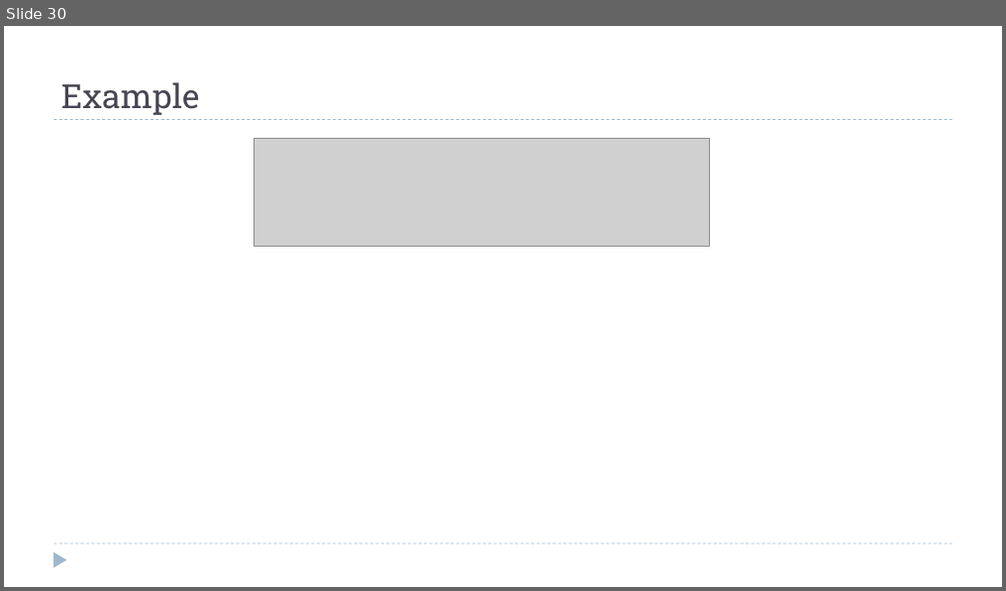
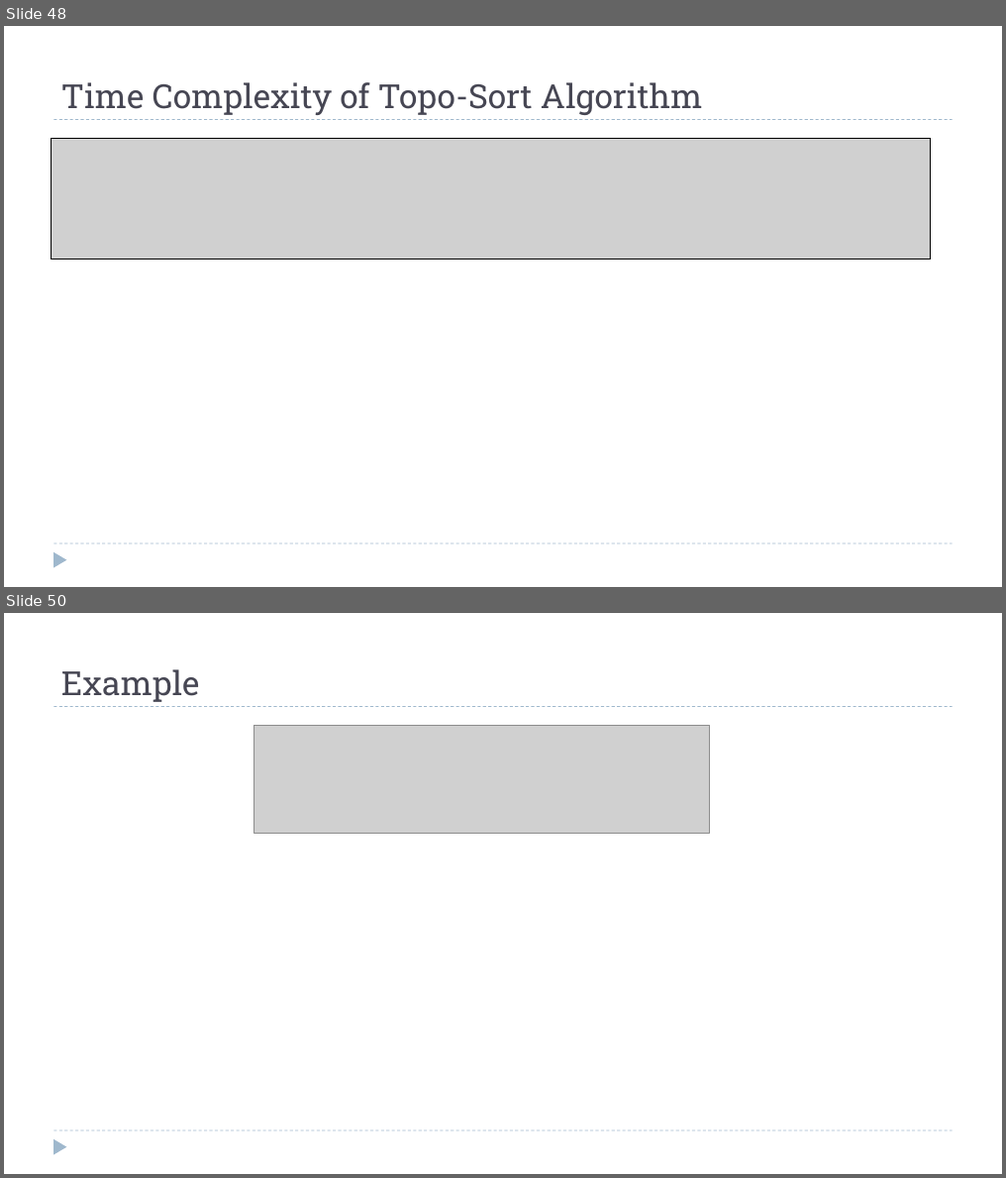
Before and after one commit to dsc-courses/dsc40b-2025-wi, a slide deck: materials/lectures/13-dfs/slides.pptx. Shown one above the other, each under a label of ours: slide 30 before the commit, slides 48 and 50 after it; the slides between them are not shown. The pictures are 1006x591 and 1006x1178 pixels, drawn with LibreOffice and Linux fonts; fonts in the diff are those of the drawing; grey boxes stand for pictures. Boxes give left, top, right and bottom in pixels: in the first picture for what was removed or moved away, otherwise in the second. Text is boxed around its words. In the diff, an @@ line names an element or a change of style, - is before the commit and + after.

```diff
--- a/materials/lectures/13-dfs/slides.pptx
+++ b/materials/lectures/13-dfs/slides.pptx
@@ slide 48 added at bbox=[4, 26, 1002, 587], background #FFFFFF; not listed: 3 template elements that a slide beside it also shows @@
@@ title added at bbox=[61, 82, 703, 115], 32 pt, text #464653 @@
+Time Complexity of Topo-Sort Algorithm
@@ picture added at bbox=[51, 138, 930, 260] @@
@@ what was slide 30 is now slide 50 @@
```
Also in this commit, not shown: 6 slides changed, 19 other slides added, 20 other files.
